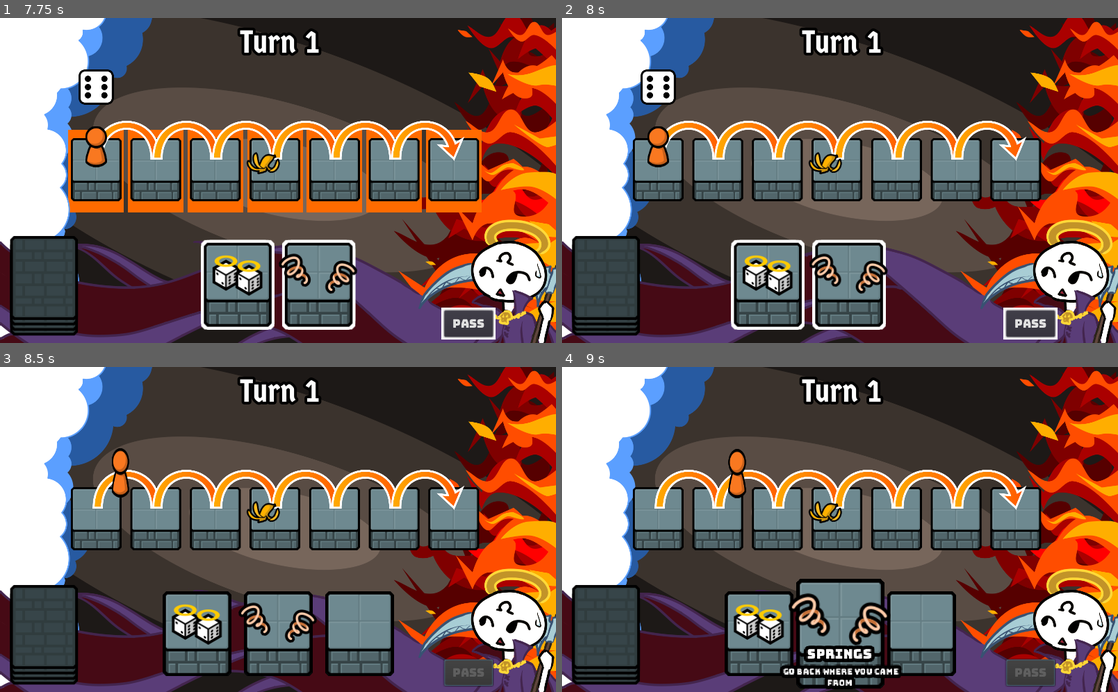
Above: before the commit, frames 1-4 (two rows, left to right).
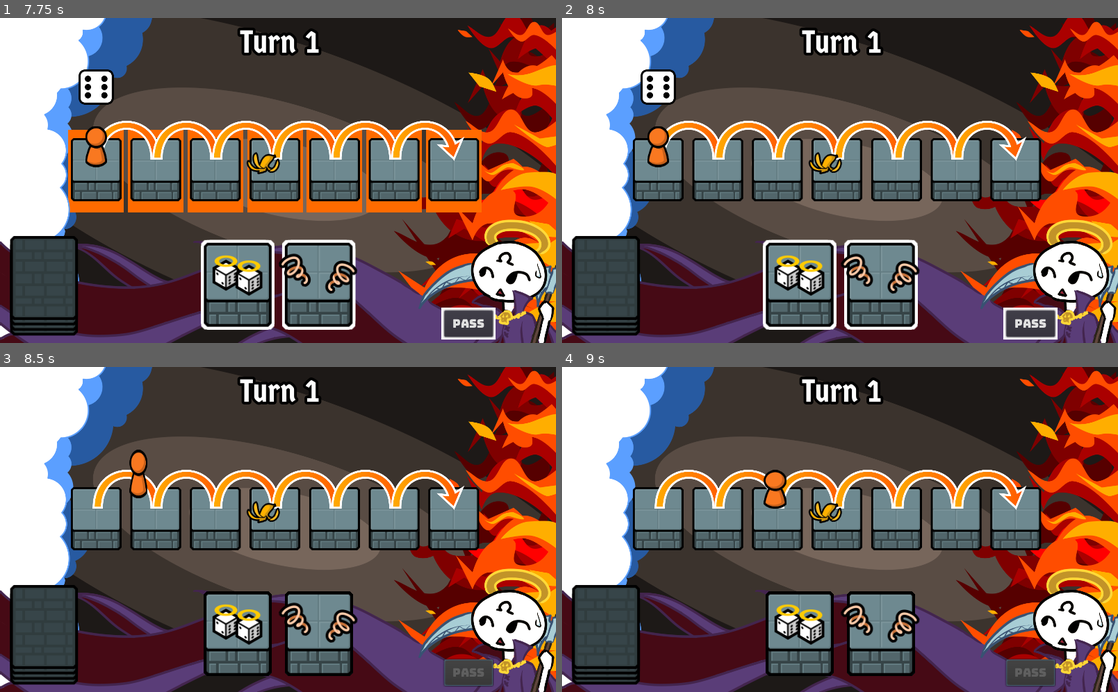
Above: after the commit, the same moments.

Repository: notapixelstudio/gaod
Game: Godot game, scene res://Room.tscn
The game is run twice, just before and just after one commit, with the same random seed, the same clock (stepped at 60 frames per second) and the same inputs. Sound files missing from this copy of the repository are replaced by a short silence.
Inputs (mouse positions are in pixels of both pictures, inside the frame that each line leads up to):
- Up to frame 1 (7.75 s): tap Enter at 0.5, 2.75 s; move the mouse to (400, 164) at 0.52 s; click (400, 164) at 0.67 s; drag from (166, 196) to (455, 157) at 1.27 s; tap Space at 2, 6.5 s; move the mouse to (333, 109) at 2.02 s; click (333, 109) at 2.17 s; drag from (250, 245) to (394, 157) at 2.77 s; move the mouse to (444, 229) at 3.52 s; click (444, 229) at 3.67 s; drag from (111, 131) to (333, 157) at 4.27 s; move the mouse to (305, 180) at 5.02 s; click (305, 180) at 5.17 s; drag from (194, 99) to (272, 157) at 5.77 s; move the mouse to (400, 164) at 6.52 s; click (400, 164) at 6.67 s; drag from (278, 284) to (216, 157) at 7.27 s
- Up to frame 2 (8 s): no input
- Up to frame 3 (8.5 s): click "PASS" at 8 s
- Up to frame 4 (9 s): move the mouse to (840, 633) at 8.77 s; click (840, 633) at 8.92 s

Frame 1 is identical in both runs. In frame 2, 6.8% of the frame differs, in the area x 30-65%, y 68-96%; in frame 3, 9.1%; in frame 4, 11%, in the area x 29-71%, y 25-100%.

Commit message:
reverted to two, until we have a deck size or sth (spamming cards is always good)

Diff:
--- a/godot/Card.gd
+++ b/godot/Card.gd
@@ -64,9 +64,9 @@
 		'angel die':
 			$Description.text = 'Roll again, move backwards'
 		'lightbulbs':
-			$Description.text = 'Draw two cards'
+			$Description.text = 'Draw to 3 cards'
 		'lightbulb':
-			$Description.text = 'Draw two cards'
+			$Description.text = 'Draw to 3 cards'
 
 ###
 # DRAG AND DROP
--- a/godot/Mortal.gd
+++ b/godot/Mortal.gd
@@ -35,7 +35,7 @@
 
 func move():
 	$Tween.interpolate_property($Sprite, 'position:x',
-		$Sprite.position.x, $Sprite.position.x-Tile.WIDTH*direction, 0.5,
+		$Sprite.position.x, $Sprite.position.x-Tile.WIDTH*direction, 0.4,
 		Tween.TRANS_CUBIC, Tween.EASE_IN_OUT)
 	$Tween.start()
 
--- a/godot/Mortal.tscn
+++ b/godot/Mortal.tscn
@@ -8,7 +8,7 @@
 
 [sub_resource type="Animation" id=1]
 resource_name = "Jump"
-length = 0.5
+length = 0.4
 step = 0.05
 tracks/0/type = "value"
 tracks/0/path = NodePath("Sprite:position:y")
@@ -17,7 +17,7 @@
 tracks/0/imported = false
 tracks/0/enabled = true
 tracks/0/keys = {
-"times": PoolRealArray( 0, 0.25, 0.5 ),
+"times": PoolRealArray( 0, 0.2, 0.4 ),
 "transitions": PoolRealArray( -2, -2, -2 ),
 "update": 0,
 "values": [ -12.0, -50.0, -12.0 ]
@@ -29,7 +29,7 @@
 tracks/1/imported = false
 tracks/1/enabled = true
 tracks/1/keys = {
-"times": PoolRealArray( 0, 0.25, 0.5 ),
+"times": PoolRealArray( 0, 0.2, 0.4 ),
 "transitions": PoolRealArray( -2, -2, -2 ),
 "update": 0,
 "values": [ Vector2( 0.9, 0.6 ), Vector2( 0.6, 0.9 ), Vector2( 0.9, 0.6 ) ]
@@ -42,11 +42,11 @@
 tracks/2/enabled = true
 tracks/2/keys = {
 "clips": [ {
-"end_offset": 0.0,
+"end_offset": 0.0602614,
 "start_offset": 0.0,
 "stream": ExtResource( 2 )
 } ],
-"times": PoolRealArray( 0.35 )
+"times": PoolRealArray( 0.25 )
 }
 
 [sub_resource type="Animation" id=3]
--- a/godot/Room.gd
+++ b/godot/Room.gd
@@ -3,7 +3,7 @@
 var start := true
 var turn := 0
 var deck
-var max_hand_size := 3
+var max_hand_size := 2
 
 func _ready():
 	Events.connect('mortal_about_to_move', self, '_on_mortal_about_to_move')
@@ -49,7 +49,7 @@
 	yield(get_tree().create_timer(0.5), "timeout")
 
 	if start:
-		self.draw(3)
+		self.draw(2)
 		start = false
 	else:
 		if $Hand.get_hand_size() < max_hand_size:
@@ -85,8 +85,8 @@
 	$TurnLabel.text = 'This is the life of ' + name
 
 func _on_draw_effect_activated():
-	# draw two regardless of hand size
-	self.draw(2)
+	# draw to three cards
+	self.draw(3-$Hand.get_hand_size())
 
 func _on_tile_activated(tile):
 	$AudioStreamPlayer.stream = load('res://assets/sounds/'+tile.title.to_lower()+'.ogg')
